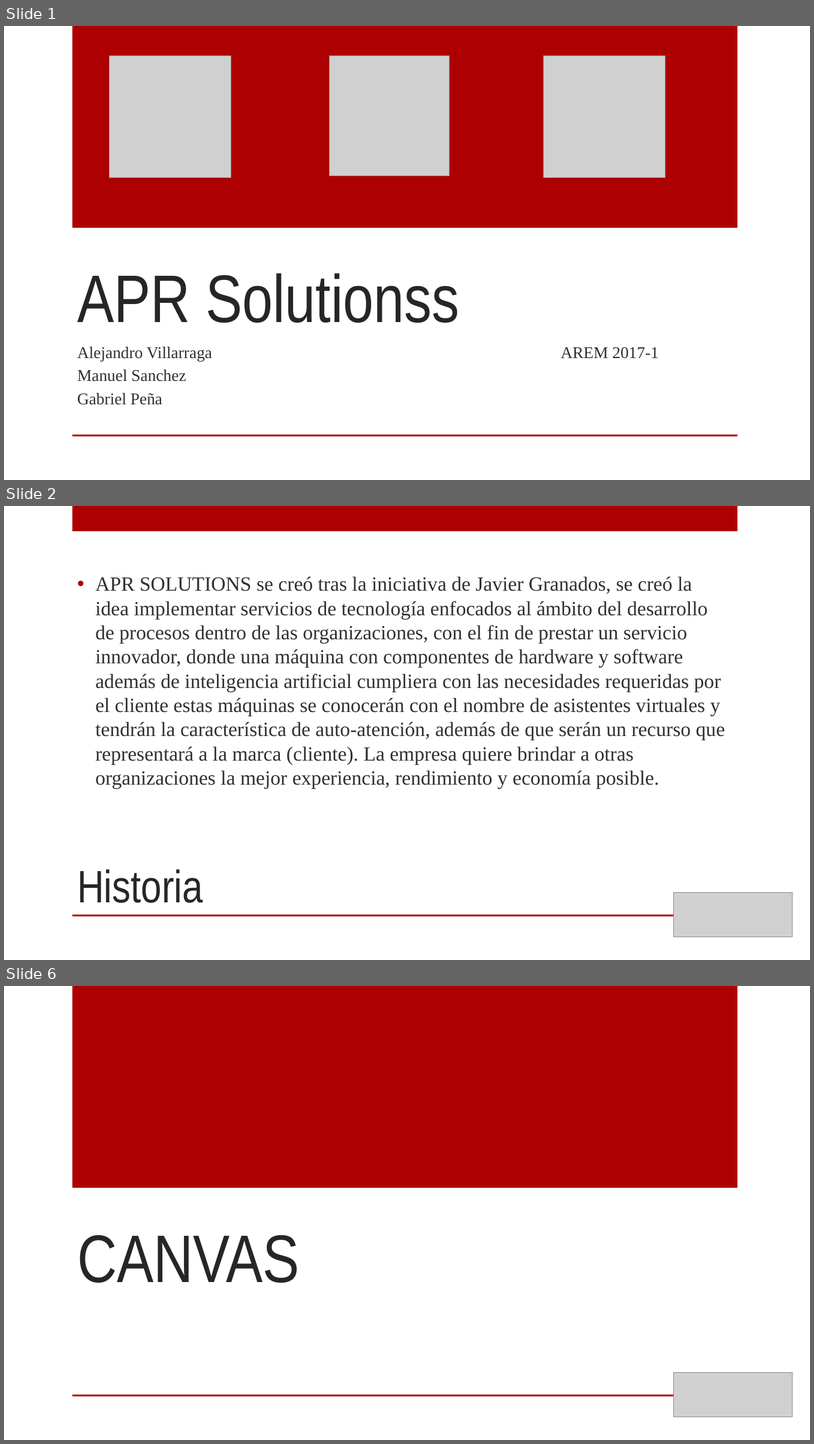
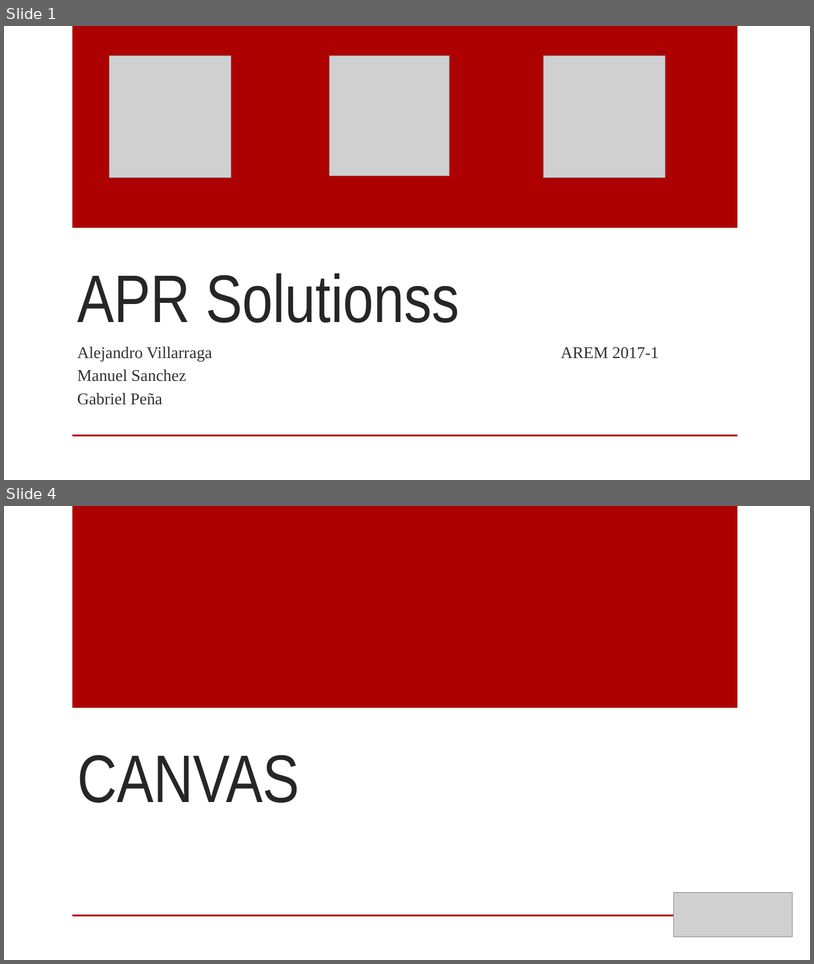
Before and after one commit to Manny2296/AE-APRSOLUTIONSS, a slide deck: co.AE_APRSOLUTIONSS/Presentation/APR Solutionss presentacion.pptx. Shown one above the other, each under a label of ours: slides 1, 2 and 6 before the commit, slides 1 and 4 after it; the slides between them are not shown. The pictures are 814x1444 and 814x964 pixels, drawn with LibreOffice and Linux fonts; fonts in the diff are those of the drawing; grey boxes stand for pictures; background and template pictures are left out. Boxes give left, top, right and bottom in pixels: in the first picture for what was removed or moved away, otherwise in the second. Text is boxed around its words. In the diff, an @@ line names an element or a change of style, - is before the commit and + after.

```diff
--- a/co.AE_APRSOLUTIONSS/Presentation/APR Solutionss presentacion.pptx
+++ b/co.AE_APRSOLUTIONSS/Presentation/APR Solutionss presentacion.pptx
@@ slide 2 removed at (x1=4, y1=506, x2=810, y2=960), background picture (left out); not listed: 1 template element that a slide beside it also shows @@
@@ rectangle removed at (x1=72, y1=506, x2=738, y2=531) @@
@@ text removed at (x1=95, y1=576, x2=726, y2=789) @@
-• APR SOLUTIONS se creó tras la iniciativa de Javier Granados, se creó la idea implementar servicios de tecnología enfocados al ámbito del desarrollo de procesos dentro de las organizaciones, con el fin de prestar un servicio innovador, donde una máquina con componentes de hardware y software además de inteligencia artificial cumpliera con las necesidades requeridas por el cliente estas máquinas se conocerán con el nombre de asistentes virtuales y tendrán la característica de auto-atención, además de que serán un recurso que representará a la marca (cliente). La empresa quiere brindar a otras organizaciones la mejor experiencia, rendimiento y economía posible.
@@ title removed at (x1=77, y1=869, x2=203, y2=903) @@
-Historia
@@ picture removed at (x1=674, y1=892, x2=793, y2=937) @@
@@ what was slide 6 is now slide 4 @@
```
Also in this commit, not shown: 5 slides changed, 4 slides added, 1 other slide removed, 35 other files.
